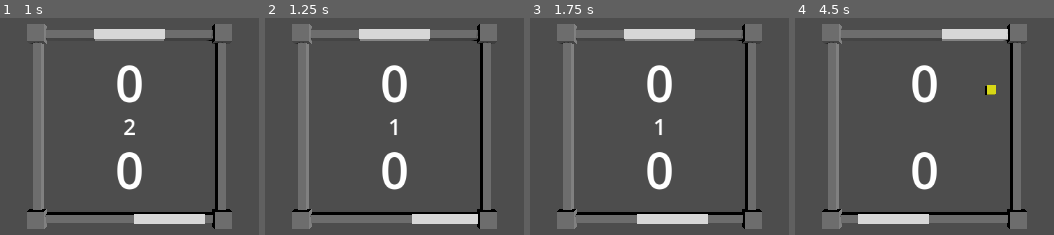
Above: before the commit, frames 1-4 (left to right).
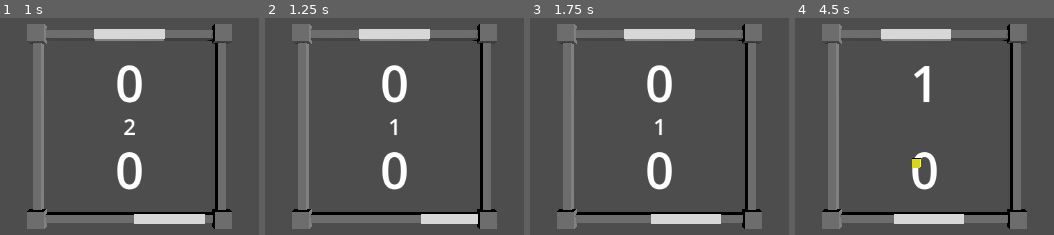
Above: after the commit, the same moments.

Repository: wangbinyq/prototypes
Game: Godot game, scene res://paddle-square/PaddleSquare.tscn
The game is run twice, just before and just after one commit, with the same random seed, the same clock (stepped at 60 frames per second) and the same inputs.
Inputs:
- Up to frame 1 (1 s): tap Enter at 0.5 s; hold Right (ui_right) from 0.53 s (still down)
- Up to frame 2 (1.25 s): keep holding Right (ui_right)
- Up to frame 3 (1.75 s): tap Space at 1.25 s; release Right (ui_right) at 1.28 s; hold Left (ui_left) from 1.28 s (still down)
- Up to frame 4 (4.5 s): tap Enter at 2, 3.5 s; release Left (ui_left) at 2.03 s; hold Right (ui_right) 2.03-3.53 s; tap Space at 2.75 s; hold Left (ui_left) from 3.53 s (still down)

Frame 1 is identical in both runs. In frame 2, 0.2% of the frame differs, in the area x 56-61%, y 90-95%; in frame 3, 0.5%; in frame 4, 5.3%, in the area x 24-83%, y 5-95%.

Commit message:
feat(paddle-square): add ai targeting bias and randomize ball start direction
- Introduce `max_targeting_bias` and `targeting_bias` variables to paddle.gd for AI behavior variation
- Modify `adjust_by_ai` function to apply targeting bias, making AI paddle movement less predictable
- Randomize initial x-direction of the ball within a range when starting a new game
- Add `change_targeting_bias` function to randomize AI paddle's targeting bias at game start and ball hit
- Use typed variable declarations (`:=`) for consistency in ball.gd and paddle.gd

Diff:
--- a/paddle-square/ball.gd
+++ b/paddle-square/ball.gd
@@ -1,10 +1,11 @@
 class_name Ball
 extends MeshInstance3D
 
-@export_range(0, 100) var max_x_speed: float = 20.0
-@export_range(0, 100) var start_x_speed: float = 8.0
-@export_range(0, 100) var constant_y_speed: float = 10.0
-@export_range(0, 100) var extents: float = 0.5
+@export_range(0, 100) var max_x_speed := 20.0
+@export_range(0, 100) var max_start_x_speed := 2.0
+@export_range(0, 100) var start_x_speed := 8.0
+@export_range(0, 100) var constant_y_speed := 10.0
+@export_range(0, 100) var extents := 0.5
 
 var pos: Vector2
 var velocity: Vector2
@@ -29,7 +30,8 @@
 func start_new_game():
     pos = Vector2(0, 0)
     update_visualization()
-    velocity = Vector2(start_x_speed, constant_y_speed)
+    velocity.x = randf_range(-max_start_x_speed, max_start_x_speed)
+    velocity.y = - constant_y_speed
     show()
 
 func end_game():
--- a/paddle-square/paddle.gd
+++ b/paddle-square/paddle.gd
@@ -2,11 +2,15 @@
 extends MeshInstance3D
 
 @export var is_ai := false
-@export_range(0, 100) var extents := 4.0
+@export_range(0, 100) var min_extents := 4.0
+@export_range(0, 100) var max_extents := 4.0
 @export_range(0, 100) var speed := 10.0
+@export_range(0, 100) var max_targeting_bias := 0.75
 @export var score_text: Label3D
 
+var extents := 0.0
 var score := 0
+var targeting_bias := 0.0
 
 func move(target: float, arena_extents: float, delta: float):
 	var px = adjust_by_ai(position.x, target, delta) if is_ai else adjust_by_player(position.x, delta)
@@ -15,6 +19,7 @@
 	position.x = px
 
 func adjust_by_ai(x: float, target: float, delta: float):
+	target += targeting_bias * extents
 	if x < target:
 		return minf(x + speed * delta, target)
 	return maxf(x - speed * delta, target)
@@ -30,6 +35,7 @@
 	var hit_factor: float
 
 func hit_ball(ball_x: float, ball_extents: float) -> HitResult:
+	change_targeting_bias()
 	var result = HitResult.new()
 	result.hit_factor = (ball_x - position.x) / (extents + ball_extents)
 	result.hit = abs(result.hit_factor) < 1.0
@@ -41,7 +47,15 @@
 
 func start_new_game():
 	set_score(0)
+	change_targeting_bias()
 
 func score_point(points_to_win: int) -> bool:
 	set_score(score + 1)
 	return score >= points_to_win
+
+func change_targeting_bias():
+	targeting_bias = randf_range(-max_targeting_bias, max_targeting_bias)
+
+func set_extents(new_extents: float):
+	extents = new_extents
+	scale.x = 2 * new_extents
